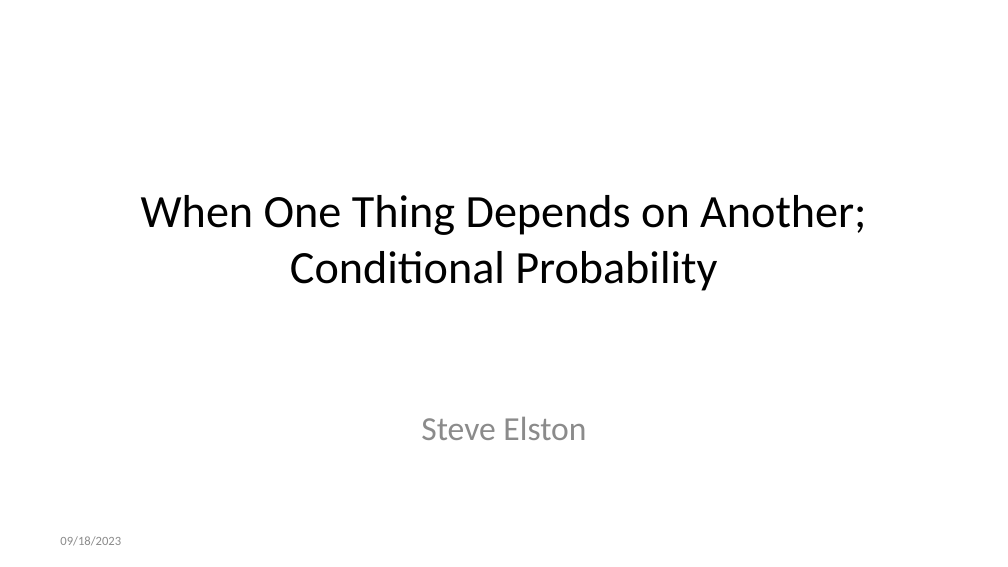
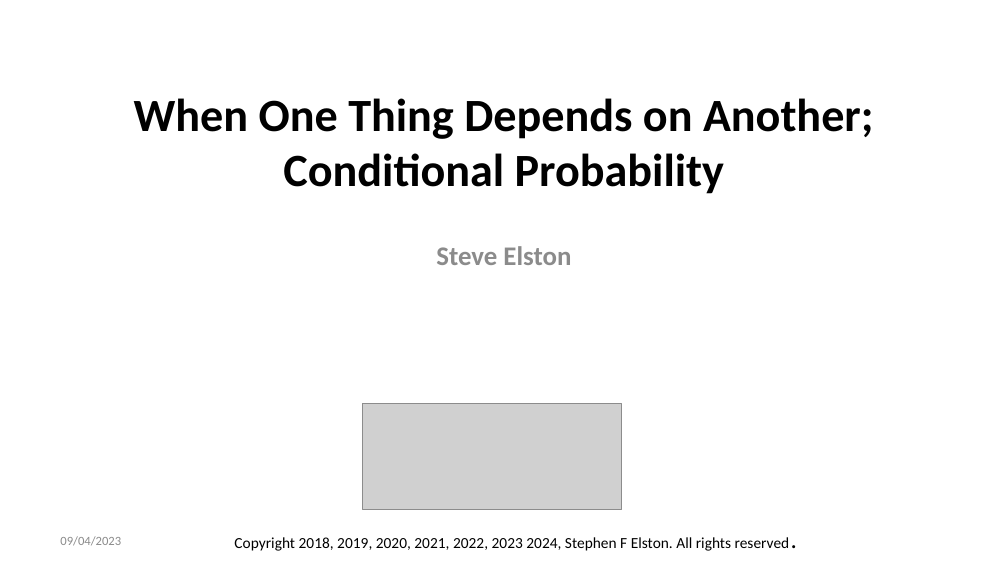
Before and after one commit to StephenElston/CSCI-E-83, a slide deck: slide 1 of LectureSlides/03b_WhenOneThingDependsOnAother.pptx. Drawn at 1008x567 pixels with LibreOffice and Linux fonts; fonts in the diff are those of the drawing; grey boxes stand for pictures. Boxes give left, top, right and bottom in pixels: in the first picture for what was removed or moved away, otherwise in the second. Text is boxed around its words. In the diff, an @@ line names an element or a change of style, - is before the commit and + after.

```diff
--- a/LectureSlides/03b_WhenOneThingDependsOnAother.pptx
+++ b/LectureSlides/03b_WhenOneThingDependsOnAother.pptx
@@ title "When One Thing Depends on ...": place and size @@
-title "When One Thing Depends on ..." at [141,195,866,291]
+title "When One Thing Depends on ..." at [134,98,874,194]
@@ title "When One Thing Depends on ..." at [134,98,874,194]: bold on @@
@@ subtitle "Steve Elston": place and size @@
-subtitle "Steve Elston" at [421,416,586,440]
+subtitle "Steve Elston" at [436,246,571,265]
@@ subtitle "Steve Elston" at [436,246,571,265]: size 24 to 19.2 pt, bold on @@
@@ picture added at [363,403,622,510] @@
@@ text at [60,536,121,546]: text changed @@
-09/18/2023
+09/04/2023
@@ text added at [234,537,790,551], 11 pt, text #000000 @@
+Copyright 2018, 2019, 2020, 2021, 2022, 2023 2024, Stephen F Elston. All rights reserved.
```
Also in this commit, not shown: 2 other slides changed, 3 other files.
